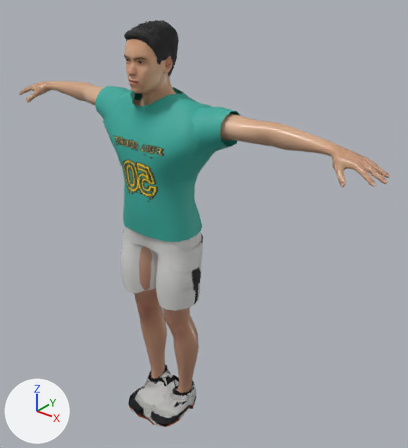
The glTF model FEL-full-app/public/models/rivals/mako.glb as it was, and as the next commit left it.
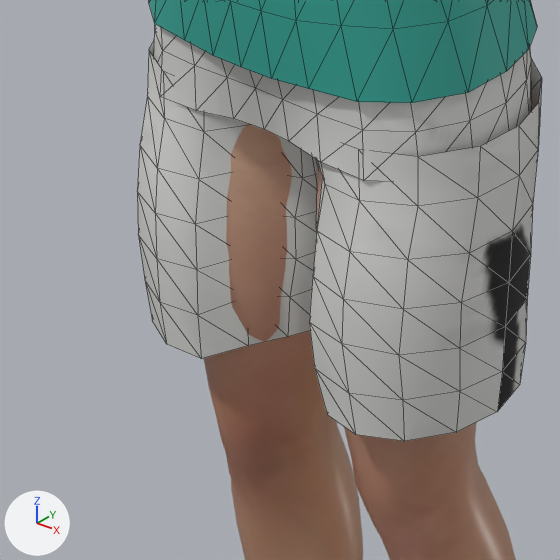
Old and new are each drawn whole from a 50 mm camera at (1.712, -1.843, 2.305) aimed at (0.145, 0.116, 1.091) and again close up on the part from 23% to 51% of the width and 49% to 75% of the height. The lights are fixed; the arrows at lower left show +X, +Y and +Z. The first two pictures are the older version. The close-ups show mesh edges as thin lines. Where no turn or scale is listed for an object, it has been applied to the vertices. Vertices at exactly the same position are counted once.

Names of what the first close-up shows: 'Body', 'Kit_shorts_shorts_baggy', 'Kit_tops_top_jersey'.
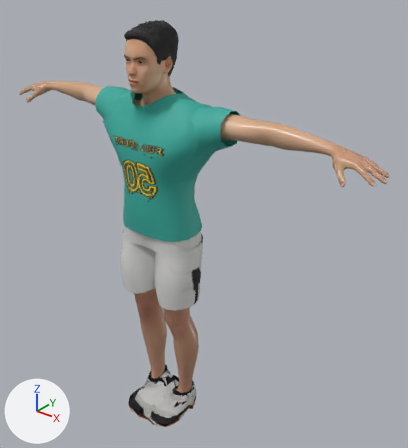
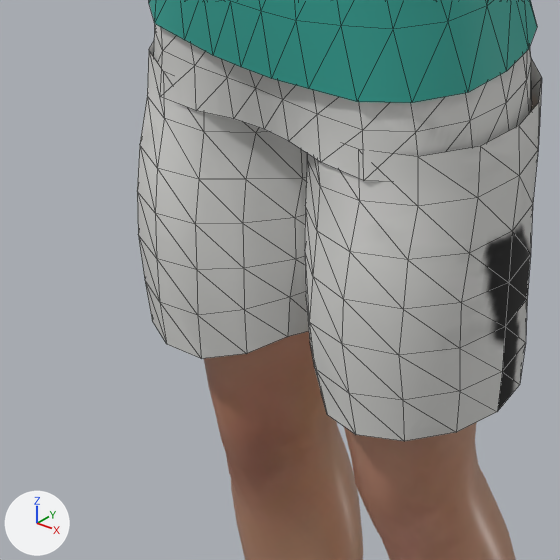
Where the change shows, as pixel boxes [x1, y1, x2, y2] in the close-ups (560 x 560 px; the box of a moved part takes in the faces that stretch with it):
part 1 of me_cargo_pants, moved or reshaped
    before: [195, 113, 359, 359]
    after: [195, 113, 359, 413]

Patch to the scene script:
```diff
--- a/FEL-full-app/public/models/rivals/mako.glb.py
+++ b/FEL-full-app/public/models/rivals/mako.glb.py
@@ me_cargo_pants @@
 me_cargo_pants.from_pydata(...)  # 321 vertices, 528 faces; spans x -0.225..0.228, y -0.18..0.124, z 0.737..1.218
 # used by ob_kit_shorts_shorts_baggy; location = (0.0, 0.0, 0.0)
-me_cargo_pants.vertices[138].co = (0.082, -0.146, 0.989)  # pixel (324, 184)
-me_cargo_pants.vertices[139].co = (0.048, -0.11, 0.993)
-me_cargo_pants.vertices[153].co = (0.058, -0.118, 0.947)
-me_cargo_pants.vertices[167].co = (0.059, -0.118, 0.897)
-me_cargo_pants.vertices[181].co = (0.058, -0.12, 0.846)
-me_cargo_pants.vertices[195].co = (0.065, -0.12, 0.798)
-me_cargo_pants.vertices[209].co = (0.077, -0.117, 0.747)
-me_cargo_pants.vertices[234].co = (-0.045, -0.107, 0.997)
-me_cargo_pants.vertices[248].co = (-0.053, -0.115, 0.946)
-me_cargo_pants.vertices[262].co = (-0.056, -0.119, 0.897)
-me_cargo_pants.vertices[276].co = (-0.056, -0.122, 0.847)
-me_cargo_pants.vertices[290].co = (-0.056, -0.124, 0.799)
-me_cargo_pants.vertices[304].co = (-0.055, -0.127, 0.742)  # pixel (248, 345)
+# me_cargo_pants part 1
+me_cargo_pants.vertices[138].co = (0.08, -0.151, 0.99)  # pixel (319, 185)
+me_cargo_pants.vertices[139].co = (0.038, -0.124, 0.993)  # pixel (307, 158)
+me_cargo_pants.vertices[153].co = (0.045, -0.136, 0.949)  # pixel (305, 205)
+me_cargo_pants.vertices[167].co = (0.043, -0.138, 0.898)  # pixel (304, 250)
+me_cargo_pants.vertices[181].co = (0.042, -0.138, 0.846)  # pixel (305, 295)
+me_cargo_pants.vertices[195].co = (0.049, -0.142, 0.796)  # pixel (309, 341)
+me_cargo_pants.vertices[209].co = (0.061, -0.142, 0.741)  # pixel (320, 391)
+me_cargo_pants.vertices[234].co = (-0.034, -0.121, 0.997)  # pixel (255, 132)
+me_cargo_pants.vertices[248].co = (-0.039, -0.134, 0.947)  # pixel (245, 179)
+me_cargo_pants.vertices[262].co = (-0.041, -0.139, 0.899)  # pixel (242, 223)
+me_cargo_pants.vertices[276].co = (-0.041, -0.141, 0.847)  # pixel (243, 268)
+me_cargo_pants.vertices[290].co = (-0.043, -0.142, 0.797)  # pixel (244, 309)
+me_cargo_pants.vertices[304].co = (-0.048, -0.137, 0.74)  # pixel (246, 353)
 me_cargo_pants.materials.append(mat_shorts_shorts_baggy)
```
